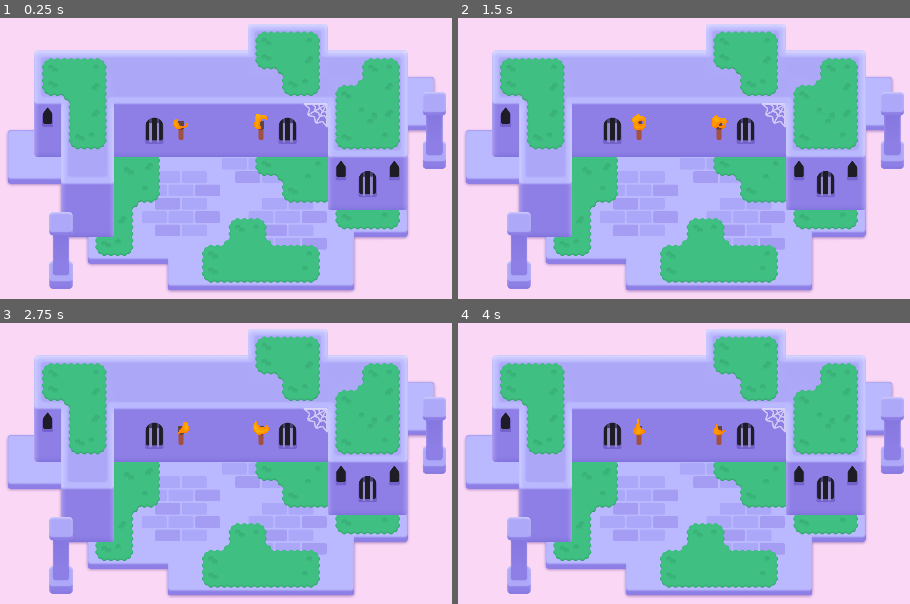
Above: before the commit, frames 1-4 (two rows, left to right).
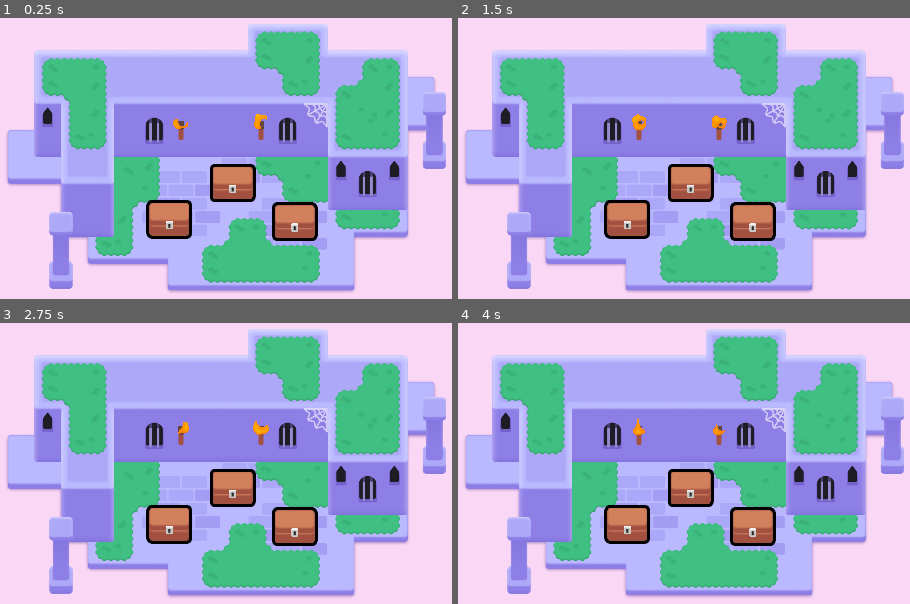
Above: after the commit, the same moments.

Repository: keliang5/2d-GameDev-Course
Game: Godot game, scene res://lessons/mini_dungeon.tscn
The game is run twice, just before and just after one commit, with the same random seed, the same clock (stepped at 60 frames per second) and the same inputs.
Inputs (mouse positions are in pixels of both pictures, inside the frame that each line leads up to):
- Up to frame 1 (0.25 s): no input
- Up to frame 2 (1.5 s): tap Enter at 0.5 s; move the mouse to (855, 152) at 0.52 s; press the mouse at (855, 152) at 0.53 s; hold D (move_right) 0.53-1.28 s; tap Space at 0.77 s; move the mouse to (516, 197) at 1.27 s; release the mouse at (516, 197) at 1.28 s; hold S (move_down) from 1.28 s (still down); right-click (516, 197) at 1.35 s; click (516, 197) at 1.42 s
- Up to frame 3 (2.75 s): tap Space at 1.52 s; move the mouse to (302, 382) at 2.02 s; release S (move_down) at 2.03 s; hold D (move_right) from 2.03 s (still down); tap Z at 2.1 s; click (302, 382) at 2.17 s
- Up to frame 4 (4 s): move the mouse to (638, 570) at 2.77 s; release D (move_right) at 2.78 s; hold W (move_up) 2.78-3.53 s; click (638, 570) at 2.85 s; tap Space at 3.02, 3.77 s; move the mouse to (outside the picture) at 3.52 s; hold A (move_left) from 3.53 s (still down); hold Right mouse button (right_click) from 3.53 s (still down); click (outside the picture) at 3.67 s

The runs differ from the first frame. In frame 1, 4.2% of the frame differs, in the area x 32-71%, y 51-80%; in frame 2, 4.2%; in frame 3, 4.2%; in frame 4, 4.2%.

Commit message:
L3 and practice complete

Diff:
--- /dev/null
+++ b/M06.looting_workbook/lessons/chest/chest.gd
@@ -0,0 +1,21 @@
+extends Area2D
+
+@onready var canvas_group: CanvasGroup = $CanvasGroup
+
+
+func _ready() -> void:
+	mouse_entered.connect(_on_mouse_entered)
+	mouse_exited.connect(_on_mouse_exited)
+	canvas_group.material.set_shader_parameter("line_thickness", 3.0)
+
+
+func _on_mouse_entered() -> void:
+	var tween :=create_tween()
+	tween.tween_method(set_outline_thickness, 3.0, 6.0, 0.08)
+
+func _on_mouse_exited() -> void:
+	var tween := create_tween()
+	tween.tween_method(set_outline_thickness, 6.0, 3.0, 0.08)
+
+func set_outline_thickness(new_thickness: float) -> void:
+	canvas_group.material.set_shader_parameter("line_thickness", new_thickness)
--- a/M06.looting_workbook/lessons/chest/chest.tscn
+++ b/M06.looting_workbook/lessons/chest/chest.tscn
@@ -1,7 +1,8 @@
-[gd_scene load_steps=7 format=3 uid="uid://dvar8ktg08lpx"]
+[gd_scene load_steps=8 format=3 uid="uid://dvar8ktg08lpx"]
 
 [ext_resource type="Texture2D" uid="uid://c3hwsm5ugp8qw" path="res://lessons/chest/bottom.png" id="1_bh8a2"]
 [ext_resource type="Shader" path="res://lessons/chest/group_outline.gdshader" id="1_e1ymb"]
+[ext_resource type="Script" path="res://lessons/chest/chest.gd" id="1_syh4s"]
 [ext_resource type="Texture2D" uid="uid://bnem1cahhoxdk" path="res://lessons/chest/top.png" id="2_tr0eu"]
 [ext_resource type="Texture2D" uid="uid://bu2jin246nel5" path="res://lessons/chest/lock.png" id="3_8iw6n"]
 
@@ -9,12 +10,14 @@
 size = Vector2(97, 79)
 
 [sub_resource type="ShaderMaterial" id="ShaderMaterial_xqci6"]
+resource_local_to_scene = true
 shader = ExtResource("1_e1ymb")
 shader_parameter/line_color = Color(0, 0, 0, 1)
 shader_parameter/line_thickness = 7.0
 shader_parameter/viewport_scale = Vector2(1, 1)
 
 [node name="Chest" type="Area2D"]
+script = ExtResource("1_syh4s")
 
 [node name="CollisionShape2D" type="CollisionShape2D" parent="."]
 visible = false
--- a/M06.looting_workbook/lessons/mini_dungeon.tscn
+++ b/M06.looting_workbook/lessons/mini_dungeon.tscn
@@ -6,6 +6,7 @@
 [ext_resource type="Texture2D" uid="uid://c1rgncfgjxefj" path="res://assets/dungeon/pillar.png" id="4_gq228"]
 [ext_resource type="Texture2D" uid="uid://l0y1k1obencd" path="res://assets/dungeon/spider_web.png" id="5_ywba7"]
 [ext_resource type="PackedScene" uid="uid://eundh35r605v" path="res://assets/torch/torch.tscn" id="6_fokey"]
+[ext_resource type="PackedScene" uid="uid://dvar8ktg08lpx" path="res://lessons/chest/chest.tscn" id="7_6ry3w"]
 
 [sub_resource type="TileSetAtlasSource" id="TileSetAtlasSource_6s4s5"]
 texture = ExtResource("1_sym7n")
@@ -321,3 +322,12 @@
 mouse_filter = 2
 color = Color(0.977546, 0.842183, 0.960847, 1)
 metadata/_edit_lock_ = true
+
+[node name="Chest" parent="." instance=ExtResource("7_6ry3w")]
+position = Vector2(604, 294)
+
+[node name="Chest2" parent="." instance=ExtResource("7_6ry3w")]
+position = Vector2(452, 381)
+
+[node name="Chest3" parent="." instance=ExtResource("7_6ry3w")]
+position = Vector2(753, 387)
--- a/M06.looting_workbook/practices/L3.P1.hover_the_balloon/balloon_hover.gd
+++ b/M06.looting_workbook/practices/L3.P1.hover_the_balloon/balloon_hover.gd
@@ -5,6 +5,8 @@
 
 
 func _ready() -> void:
+	mouse_entered.connect(_on_mouse_entered)
+	mouse_exited.connect(_on_mouse_exited)
 	set_outline_thickness(5.0)
 
 
@@ -14,8 +16,8 @@
 
 
 func _on_mouse_entered() -> void:
-	pass
+	canvas_group.material.set_shader_parameter("line_thickness", 10.0)
 
 
 func _on_mouse_exited() -> void:
-	pass
+	canvas_group.material.set_shader_parameter("line_thickness", 5.0)
--- a/M06.looting_workbook/practices/L3.P1.hover_the_balloon/balloon_hover.tscn
+++ b/M06.looting_workbook/practices/L3.P1.hover_the_balloon/balloon_hover.tscn
@@ -1,12 +1,19 @@
-[gd_scene load_steps=5 format=3]
+[gd_scene load_steps=7 format=3 uid="uid://dilt01p6s835h"]
 
 [ext_resource type="Script" path="res://practices/L3.P1.hover_the_balloon/balloon_hover.gd" id="1_vlnte"]
-[ext_resource type="Texture2D" path="res://practices/L3.P1.hover_the_balloon/balloon_tail.png" id="2_vuggf"]
-[ext_resource type="Texture2D" path="res://practices/L3.P1.hover_the_balloon/balloon_top.png" id="3_ora8m"]
+[ext_resource type="Shader" path="res://practices/L3.P1.hover_the_balloon/group_outline.gdshader" id="2_5ffa8"]
+[ext_resource type="Texture2D" uid="uid://cf487car4l5gm" path="res://practices/L3.P1.hover_the_balloon/balloon_tail.png" id="2_vuggf"]
+[ext_resource type="Texture2D" uid="uid://b1adpk1vpdh7r" path="res://practices/L3.P1.hover_the_balloon/balloon_top.png" id="3_ora8m"]
 
 [sub_resource type="CapsuleShape2D" id="CapsuleShape2D_cs4t6"]
 radius = 47.0
 height = 166.0
+
+[sub_resource type="ShaderMaterial" id="ShaderMaterial_l4ve8"]
+shader = ExtResource("2_5ffa8")
+shader_parameter/line_color = Color(0, 0, 0, 1)
+shader_parameter/line_thickness = 4.0
+shader_parameter/viewport_scale = Vector2(1, 1)
 
 [node name="BalloonHover" type="Area2D"]
 position = Vector2(960, 540)
@@ -19,6 +26,7 @@
 shape = SubResource("CapsuleShape2D_cs4t6")
 
 [node name="CanvasGroup" type="CanvasGroup" parent="."]
+material = SubResource("ShaderMaterial_l4ve8")
 position = Vector2(0, 33)
 
 [node name="Tail" type="Sprite2D" parent="CanvasGroup"]
--- a/M06.looting_workbook/practices/L3.P1.hover_the_balloon/hover_the_balloon.tscn
+++ b/M06.looting_workbook/practices/L3.P1.hover_the_balloon/hover_the_balloon.tscn
@@ -1,16 +1,11 @@
-[gd_scene load_steps=3 format=3]
+[gd_scene load_steps=2 format=3 uid="uid://cgqn652p8ex34"]
 
-[ext_resource type="PackedScene" path="res://practices/L3.P1.hover_the_balloon/balloon_hover.tscn" id="1_biewv"]
-[ext_resource type="Script" path="res://practices/L3.P1.hover_the_balloon/balloon_hover.gd" id="2_mo74b"]
+[ext_resource type="PackedScene" uid="uid://dilt01p6s835h" path="res://practices/L3.P1.hover_the_balloon/balloon_hover.tscn" id="1_biewv"]
 
 [node name="HoverTheBalloon" type="Node2D"]
 metadata/_edit_horizontal_guides_ = []
 
-[node name="BalloonHover" type="Area2D" parent="." instance=ExtResource("1_biewv")]
-position = Vector2(960, 540)
-collision_layer = 2
-collision_mask = 0
-script = ExtResource("2_mo74b")
+[node name="BalloonHover" parent="." instance=ExtResource("1_biewv")]
 
 [node name="ExtraVisuals" type="Node" parent="."]
 
--- a/M06.looting_workbook/practices/L3.P2.sting_the_balloon/balloon_sting.gd
+++ b/M06.looting_workbook/practices/L3.P2.sting_the_balloon/balloon_sting.gd
@@ -2,8 +2,8 @@
 
 
 func _ready() -> void:
-	pass
+	mouse_entered.connect(_on_mouse_entered)
 
 
 func _on_mouse_entered() -> void:
-	pass
+	queue_free()
--- a/M06.looting_workbook/practices/L3.P2.sting_the_balloon/sting_the_balloon.tscn
+++ b/M06.looting_workbook/practices/L3.P2.sting_the_balloon/sting_the_balloon.tscn
@@ -1,16 +1,11 @@
-[gd_scene load_steps=3 format=3]
+[gd_scene load_steps=2 format=3 uid="uid://cr0g0nivd4jw1"]
 
 [ext_resource type="PackedScene" path="res://practices/L3.P2.sting_the_balloon/balloon_sting.tscn" id="1_cq1j7"]
-[ext_resource type="Script" path="res://practices/L3.P2.sting_the_balloon/balloon_sting.gd" id="2_hngyr"]
 
 [node name="StingTheBalloon" type="Node2D"]
 metadata/_edit_horizontal_guides_ = []
 
-[node name="BalloonSting" type="Area2D" parent="." instance=ExtResource("1_cq1j7")]
-position = Vector2(960, 540)
-collision_layer = 2
-collision_mask = 0
-script = ExtResource("2_hngyr")
+[node name="BalloonSting" parent="." instance=ExtResource("1_cq1j7")]
 
 [node name="ExtraVisuals" type="Node" parent="."]
 
--- a/M06.looting_workbook/project.godot
+++ b/M06.looting_workbook/project.godot
@@ -16,6 +16,11 @@
 config/features=PackedStringArray("4.2", "Forward Plus")
 config/icon="res://icon_looting.png"
 
+[autoload]
+
+UITestPanel="*res://addons/gdquest_practice_framework/tester/ui_test_panel.tscn"
+Metadata="*res://addons/gdquest_practice_framework/practice_solutions/metadata.gd"
+
 [display]
 
 window/size/viewport_width=1920
@@ -24,6 +29,10 @@
 window/size/window_width_override=1152
 window/size/window_height_override=648
 window/stretch/mode="canvas_items"
+
+[editor_plugins]
+
+enabled=PackedStringArray("res://addons/gdquest_practice_framework/plugin.cfg")
 
 [input]
 
Not shown: 1 places in M06.looting_workbook/lessons/mini_dungeon.tscn that only renumber resources
Not shown, changed: .DS_Store
Not shown, changed: M06.looting_solutions/.DS_Store
Not shown, changed: M06.looting_workbook/.DS_Store
